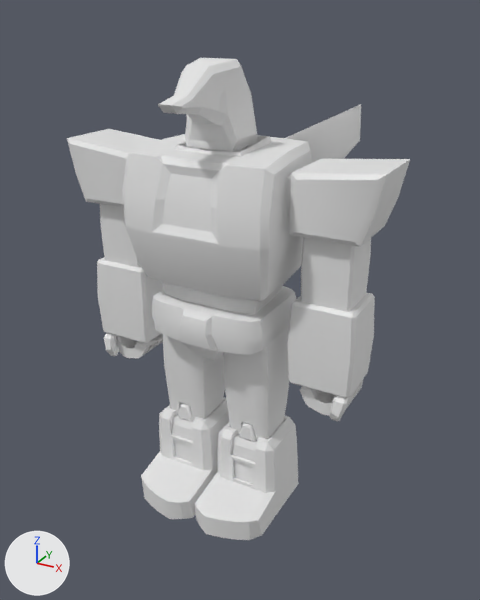
One commit to the FBX model Assets/Models/Player/Megazord.FBX: the scene before it, then after it.
Both versions are drawn from a camera (50 mm lens) standing at (1.129, -1.94, 2.07) and looking at (0.032, 0.054, 1.073). Lighting does not change. The marker at lower left points along +X, +Y and +Z. Where no turn or scale is listed for an object, it has been applied to the vertices. Vertices at the same position are counted once.
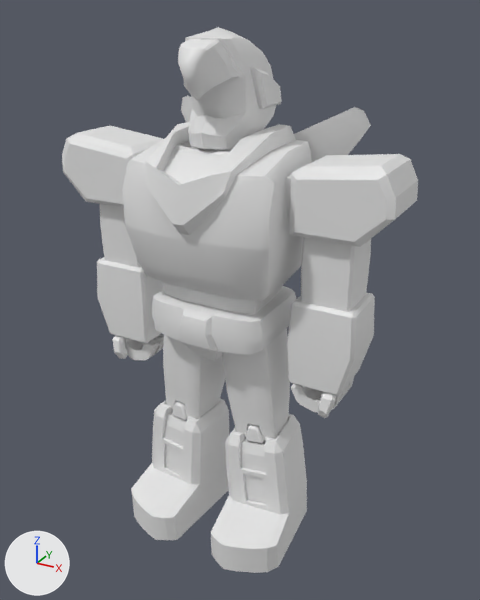
Location of each change, [x1, y1, x2, y2] in pixels of the pictures (480 x 600 px; the box of a moved part takes in the faces that stretch with it):
'Box001', reshaped
    before: [122, 104, 361, 314]
    after: [122, 95, 371, 314]
'Box004', reshaped, moved, turned, rescaled
    before: [141, 397, 299, 540]
    after: [131, 398, 307, 573]
'Box006', reshaped
    before: [67, 129, 410, 311]
    after: [62, 126, 418, 311]
'Box007', reshaped
    before: [97, 258, 375, 398]
    after: [97, 257, 375, 396]
'Box010', reshaped, moved, turned, rescaled
    before: [158, 58, 257, 152]
    after: [185, 27, 282, 149]
'Box003', reshaped, moved, turned
    before: [163, 326, 289, 440]
    after: [163, 328, 290, 441]
'Box012', added
    after: [178, 39, 239, 101]
'Box008', reshaped, moved (8% narrower)
    before: [116, 334, 364, 415]
    after: [125, 334, 354, 413]
'Box009', reshaped, moved (9% narrower, 7% shorter)
    before: [104, 333, 349, 422]
    after: [113, 335, 336, 418]
'Box005', moved, turned
    before: [178, 403, 256, 441]
    after: [172, 401, 264, 443]
part 2 of me_mesh, built on
    before: [123, 104, 361, 301]
    after: [123, 95, 371, 301]
part 4 of me_mesh_007, moved or reshaped
    before: [317, 336, 374, 398]
    after: [317, 337, 373, 396]
part 5 of me_mesh_008, moved or reshaped
    before: [116, 334, 163, 358]
    after: [125, 334, 164, 360]
part 6 of me_mesh_009, moved or reshaped
    before: [104, 333, 119, 356]
    after: [113, 335, 128, 359]
part 7 of me_mesh_006, moved or reshaped
    before: [67, 129, 160, 208]
    after: [62, 126, 163, 208]
part 8 of me_mesh_006, moved or reshaped
    before: [292, 159, 410, 247]
    after: [290, 154, 418, 247]
part 9 of me_mesh_002, moved or reshaped
    before: [163, 334, 225, 420]
    after: [163, 335, 225, 419]

The change, as a list of edits to the scene's bpy script:
```text
Change me_mesh_006:
    remove me_mesh_006.from_pydata(...)  # 112 vertices, 216 faces; spans x -1.026..0.161, y -0.13..0.136, z -0.24..0.226
    add me_mesh_006.from_pydata(...)  # 128 vertices, 248 faces; spans x -1.062..0.196, y -0.13..0.136, z -0.24..0.243
    me_mesh_006 part 7: 39 vertices moved from x -0.999..-0.73, y -0.13..0.136, z -0.24..0.099 to x -1.039..-0.731, y -0.13..0.136, z -0.24..0.099; 17 vertices removed from x -1.026..-0.73, y -0.13..0.136, z 0.099..0.226; 25 vertices added at x -1.062..-0.731, y -0.13..0.136, z 0.099..0.243
    me_mesh_006 part 8: 6 vertices moved from x -0.107..0.135, y -0.13..0.119, z 0.099..0.226 to x -0.107..0.196, y -0.13..0.119, z 0.099..0.243; 2 vertices removed from x 0.106..0.135, y -0.119..0.136, z 0.099; 10 vertices added at x -0.135..0.196, y -0.13..0.136, z 0.099..0.162
Change me_mesh_002:
    where me_mesh_002.from_pydata(...)  # 232 vertices, 220 faces; spans x -13.9..3.9, y -3.6..5.4, z -3.3..13.5
    used by ob_box003; location = (0.127, -0.016, 0.663); scale = (0.0254, 0.0254, 0.0254)
    me_mesh_002 part 9: the loose piece of 116 vertices spanning x -13.9..-6.8, y -3.6..5.4, z -3.3..13.5 is multiplied about its middle by the matrix ((0.97, 0.173, 0.172), (-0.173, 0.985, -0.015), (-0.172, -0.015, 0.985)), then moved by (-0.2, 0.9, 0.9)
Change me_mesh_007:
    remove me_mesh_007.from_pydata(...)  # 108 vertices, 112 faces; spans x -0.948..0.12, y -0.111..0.111, z -0.157..0.157
    add me_mesh_007.from_pydata(...)  # 108 vertices, 112 faces; spans x -0.949..0.12, y -0.111..0.111, z -0.157..0.157
    me_mesh_007 part 4: 8 of 108 vertices moved; they spanned x 0.103..0.113, y -0.104..0.104, z -0.157..-0.147 and now span x 0.07..0.08, y -0.104..0.104, z -0.157..-0.147; mean shift (-0.033, 0.0, 0.0); largest move (0.113, -0.094, -0.147) -> (0.08, -0.094, -0.147)
Change me_mesh_011:
    used by ob_box010; location = (-0.003, -0.006, 1.652); scale = (0.0188, 0.0228, 0.0605)
    remove me_mesh_011.from_pydata(...)  # 68 vertices, 66 faces; spans x -5.3..5.3, y -14.0..3.7, z 0.0..4.5
    add me_mesh_011.from_pydata(...)  # 121 vertices, 118 faces; spans x -4.4..7.6, y -9.4..4.6, z -1.8..1.8
    me_mesh_011 part 1: 68 vertices removed from x -5.3..5.3, y -14.0..3.7, z 0.0..4.5; 121 vertices added at x -4.4..7.6, y -9.4..4.6, z -1.8..1.8
Change me_mesh_003:
    used by ob_box004; location = (0.138, 0.001, 0.511); scale = (0.0258, 0.0206, 0.0271)
    remove me_mesh_003.from_pydata(...)  # 304 vertices, 300 faces; spans x -15.8..5.1, y -14.9..7.3, z -9.3..3.1
    add me_mesh_003.from_pydata(...)  # 304 vertices, 300 faces; spans x -21.3..4.9, y -14.9..9.6, z -9.4..4.3
    me_mesh_003 part 3: 212 of 304 vertices moved; they spanned x -15.8..5.1, y -14.9..7.3, z -9.3..3.1 and now span x -21.3..4.9, y -14.9..9.6, z -9.4..4.3; mean shift (-2.4, 1.1, 0.6); largest move (-13.0, -13.2, -9.3) -> (-19.0, -10.9, -8.1)
Change me_mesh:
    remove me_mesh.from_pydata(...)  # 285 vertices, 566 faces; spans x -0.358..0.358, y -0.253..0.394, z -0.02..0.634
    add me_mesh.from_pydata(...)  # 324 vertices, 644 faces; spans x -0.392..0.392, y -0.289..0.389, z -0.02..0.625
    me_mesh part 2: 7 vertices moved from x -0.338..0.338, y -0.238..0.385, z 0.293..0.603 to x -0.32..0.32, y -0.254..0.366, z 0.277..0.594; 26 vertices removed from x -0.358..0.358, y -0.243..0.394, z 0.073..0.634; 65 vertices added at x -0.392..0.392, y -0.289..0.389, z 0.073..0.625
Change me_mesh_009:
    where me_mesh_009.from_pydata(...)  # 60 vertices, 112 faces; spans x -1.008..0.032, y -0.024..0.025, z -0.06..0.057
    me_mesh_009 part 6: the loose piece of 30 vertices spanning x -1.008..-0.947, y -0.024..0.025, z -0.06..0.057 is moved by (0.088, 0.0, 0.0)
Change me_mesh_008:
    where me_mesh_008.from_pydata(...)  # 492 vertices, 482 faces; spans x -0.944..0.094, y -0.079..0.079, z -0.023..0.105
    me_mesh_008 part 5: the loose piece of 246 vertices spanning x -0.944..-0.759, y -0.079..0.079, z -0.023..0.105 is moved by (0.071, 0.0, 0.0)
Change ob_box003:
    ob_box003.location: (0.127, -0.016, 0.663) -> (0.144, -0.016, 0.663)
    ob_box003.rotation_euler: (0.0, 0.0, 0.0) -> (0.0, -0.0873, 0.0873)  # degrees (0, 0, 0) -> degrees (0, -5, 5)
Change ob_box005:
    ob_box005.location: (0.139, -0.008, 0.568) -> (0.163, -0.008, 0.568)
    ob_box005.rotation_euler: (0.0, 0.0, 0.0) -> (0.0, -0.0873, 0.0873)  # degrees (0, 0, 0) -> degrees (0, -5, 5)
Change ob_box010:
    ob_box010.location: (-0.003, -0.006, 1.652) -> (0.0, -0.03, 1.899)
    ob_box010.rotation_euler: (0.0, 0.0, 0.0) -> (1.571, 0.0, 1.571)  # degrees (0, 0, 0) -> degrees (90, 0, 90)
    ob_box010.scale: (0.0188, 0.0228, 0.0605) -> (0.0254, 0.0254, 0.0795)
Change ob_box004:
    ob_box004.location: (0.138, 0.001, 0.511) -> (0.171, 0.001, 0.478)
    ob_box004.rotation_euler: (0.0, 0.0, 0.0) -> (0.0, -0.0873, 0.0873)  # degrees (0, 0, 0) -> degrees (0, -5, 5)
    ob_box004.scale: (0.0258, 0.0206, 0.0271) -> (0.0258, 0.0206, 0.0385)
Change ob_box009:
    ob_box009.location: (0.488, -0.082, 0.826) -> (0.444, -0.082, 0.826)
Change ob_box008:
    ob_box008.location: (0.425, 0.022, 0.782) -> (0.389, 0.022, 0.782)
Add ob_box012:
    ob_box012 = bpy.data.objects.new('Box012', me_mesh_013)  # 53 vertices, 50 faces; spans x -0.097..0.097, y -0.096..0.086, z -0.092..0.09
    ob_box012.location = (0.0, -0.124, 1.9)
```
